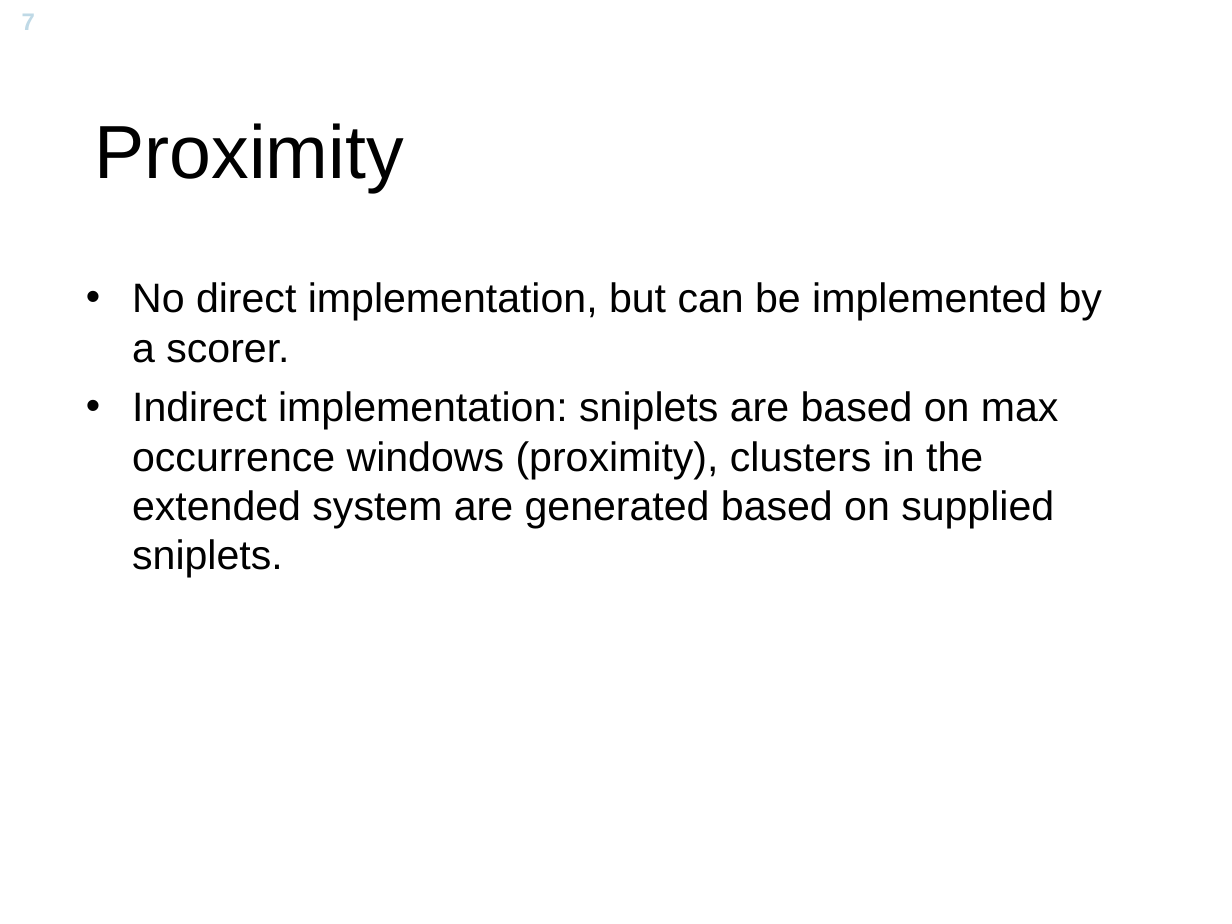
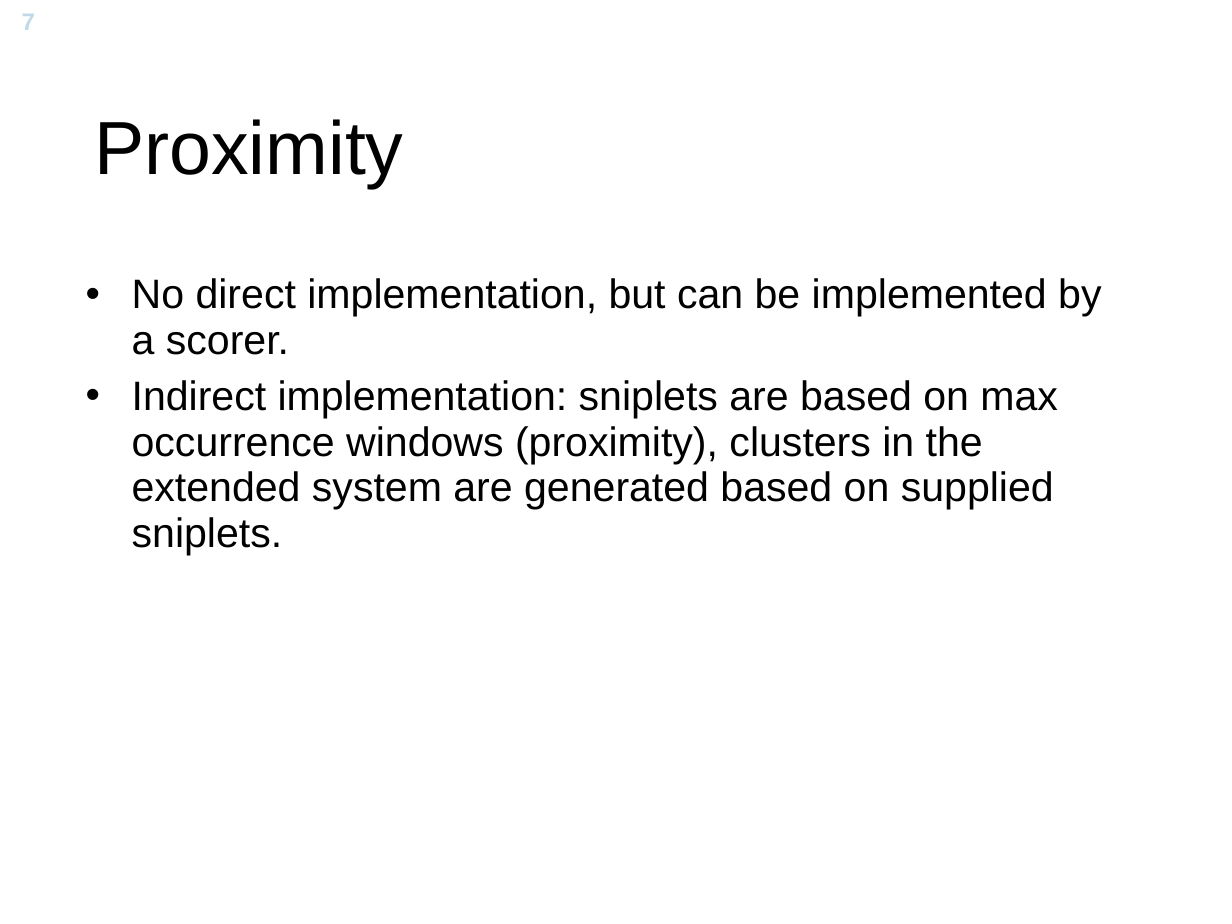
Before and after one commit to s-j/solbrille, a slide deck: slide 7 of presentation.ppt. Drawn at 1232x924 pixels with LibreOffice and Linux fonts; fonts in the diff are those of the drawing; background and template pictures are left out. Boxes give left, top, right and bottom in pixels: in the first picture for what was removed or moved away, otherwise in the second. Text is boxed around its words. In the diff, an @@ line names an element or a change of style, - is before the commit and + after.

```diff
--- a/presentation.ppt
+++ b/presentation.ppt
@@ text "Proximity" at [94,119,403,188]: line spacing 1 to 0.93 @@
@@ text "No direct implementation, but can ..." at [132,278,1101,556]: indent changed; line spacing 1 to 0.93 @@
```
Also in this commit, not shown: 11 other slides changed, 2 slides added, 2 slides removed.
